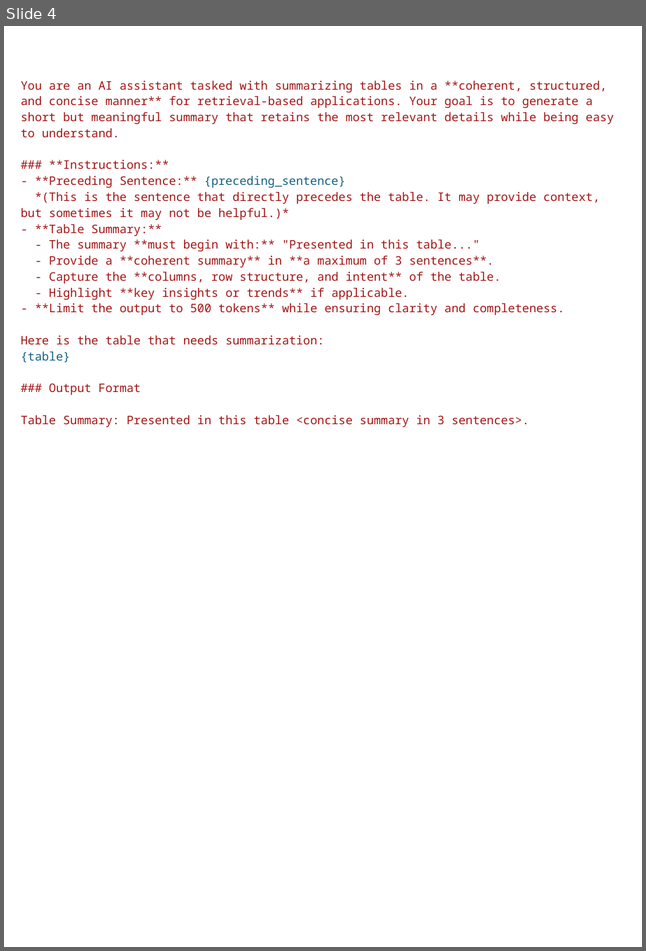
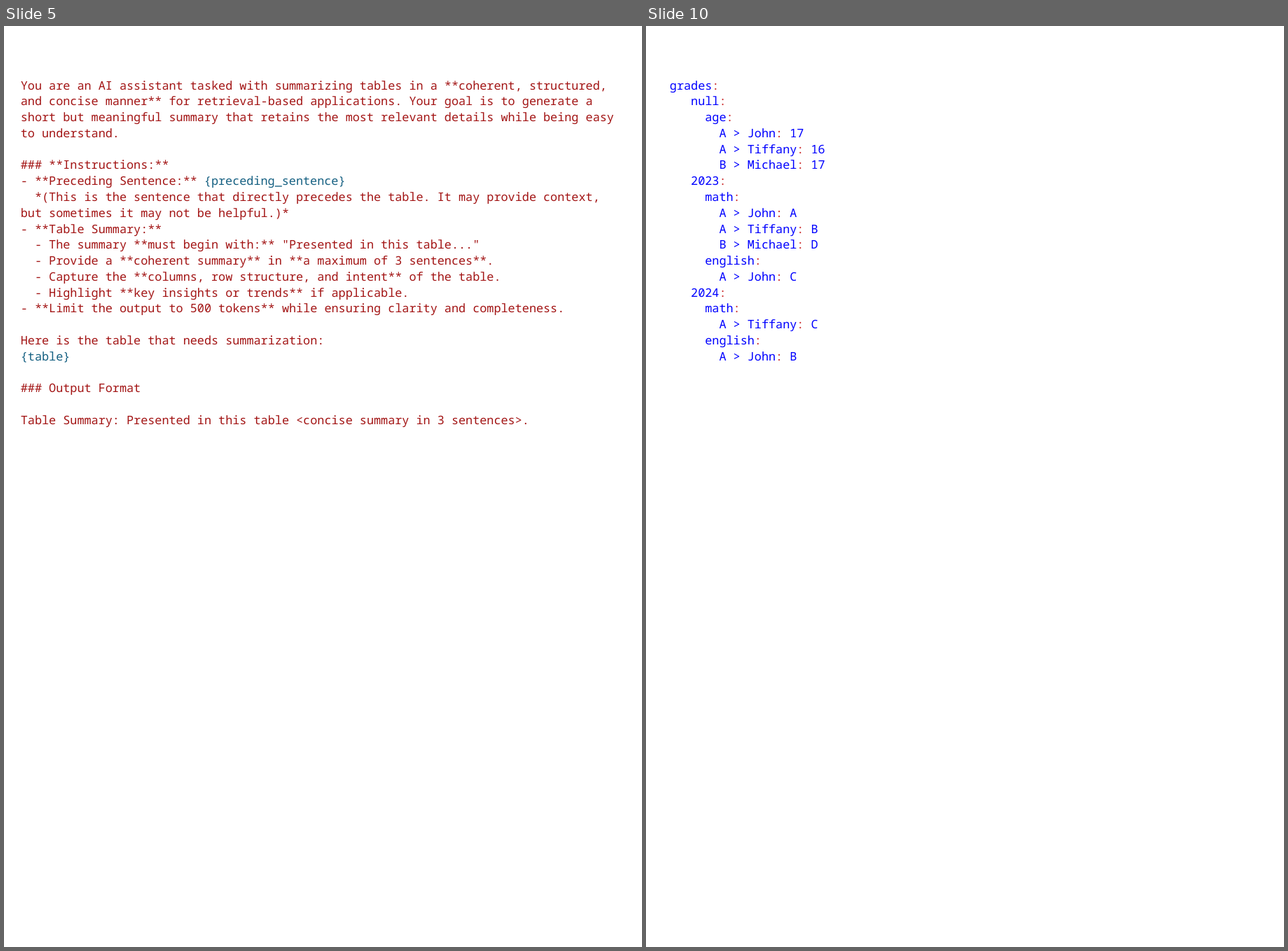
Before and after one commit to gsindlinger/TabTree-Table-QA-on-Full-Documents, a slide deck: documents/Grafiken_Hochkant.pptx. Shown side by side, each under a label of ours: slide 4 before the commit, slides 5 and 10 after it; the slides between them are not shown. The pictures are 646x951 and 1288x951 pixels, drawn with LibreOffice and Linux fonts; fonts in the diff are those of the drawing. Boxes give left, top, right and bottom in pixels: in the first picture for what was removed or moved away, otherwise in the second. Text is boxed around its words. In the diff, an @@ line names an element or a change of style, - is before the commit and + after.

```diff
--- a/documents/Grafiken_Hochkant.pptx
+++ b/documents/Grafiken_Hochkant.pptx
@@ slide 10 added at (646, 26, 1284, 947), background #FFFFFF @@
@@ text added at (670, 81, 825, 361), 10 pt, text #0000FF @@
+grades:
+null:
+age:
+A > John: 17
+A > Tiffany: 16
+B > Michael: 17
+2023:
+math:
+A > John: A
+A > Tiffany: B
+B > Michael: D
+english:
+A > John: C
+2024:
+math:
+A > Tiffany: C
+english:
+A > John: B
@@ what was slide 4 is now slide 5 @@
```
Also in this commit, not shown: 1 slide changed, 9 other slides added, 22 other files.
